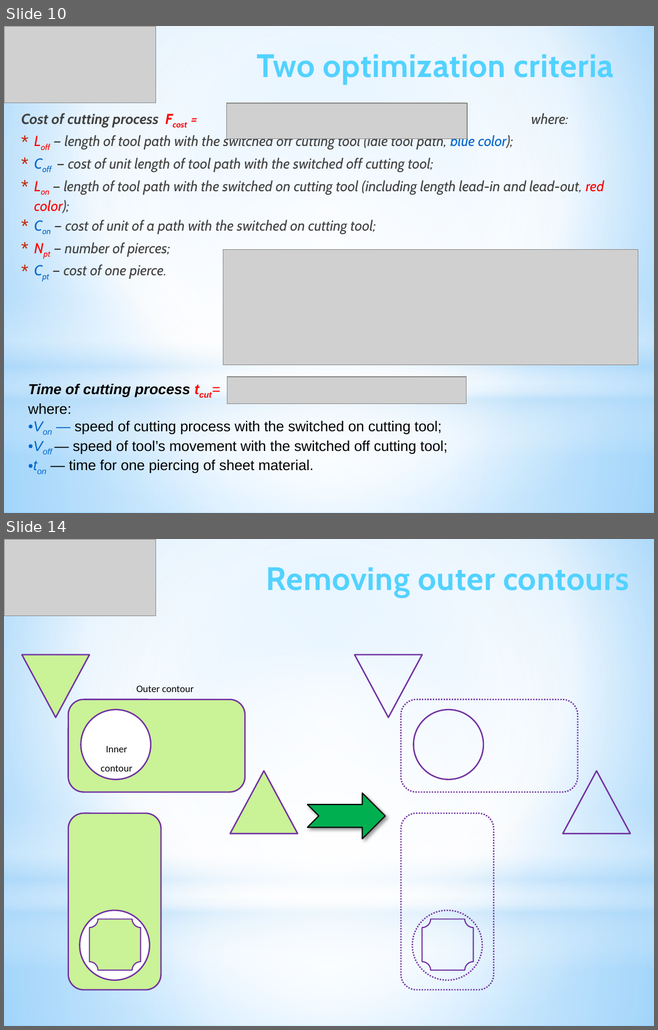
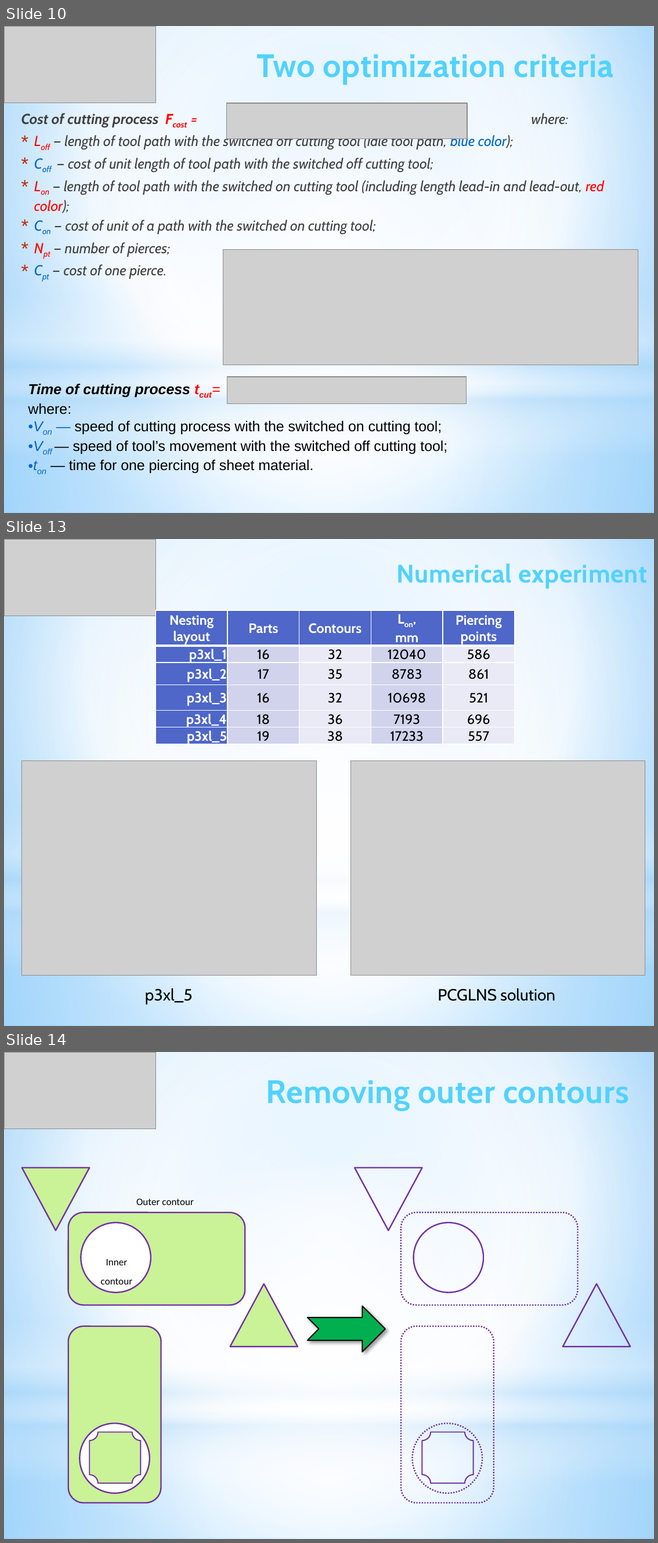
Before and after one commit to ukoloff/LaTeX, a slide deck: 2024/iGSCCP.pptx. Shown one above the other, each under a label of ours: slides 10 and 14 before the commit, slides 10, 13 and 14 after it; the slides between them are not shown. The pictures are 658x1030 and 658x1543 pixels, drawn with LibreOffice and Linux fonts; fonts in the diff are those of the drawing; grey boxes stand for pictures. Boxes give left, top, right and bottom in pixels: in the first picture for what was removed or moved away, otherwise in the second. Text is boxed around its words. In the diff, an @@ line names an element or a change of style, - is before the commit and + after.

Commit message:
Show initial nesting

```diff
--- a/2024/iGSCCP.pptx
+++ b/2024/iGSCCP.pptx
@@ slide 13 added at (4, 539, 654, 1026), background gradient #9ED5FF to #FFFFFF to #5BB9FF; not listed: 4 template elements that a slide beside it also shows @@
@@ picture added at (4, 539, 155, 616) @@
@@ text added at (397, 563, 647, 589), 28 pt, text gradient #52D2FF to #20A0CE, bold @@
+Numerical experiment
@@ table added at (155, 610, 513, 747), 6 rows, 5 columns @@
+Nesting / layout | Parts | Contours | Lon, / mm | Piercing / points
+p3xl_1 | 16 | 32 | 12040 | 586
+p3xl_2 | 17 | 35 | 8783 | 861
+p3xl_3 | 16 | 32 | 10698 | 521
+p3xl_4 | 18 | 36 | 7193 | 696
+p3xl_5 | 19 | 38 | 17233 | 557
@@ picture added at (22, 761, 317, 976) @@
@@ picture added at (350, 761, 644, 976) @@
@@ text added at (145, 988, 192, 1004), 18 pt, text #000000 @@
+p3xl_5
@@ text added at (437, 988, 555, 1001), 18 pt, text #000000 @@
+PCGLNS solution
```
Also in this commit, not shown: 1 slide changed, 1 other slide added, 2 slides removed.
